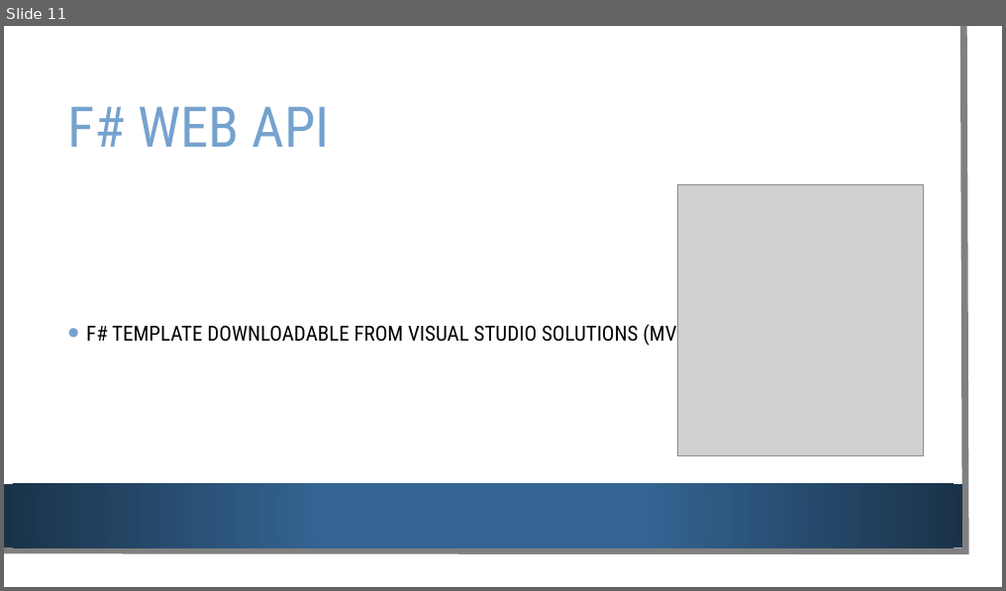
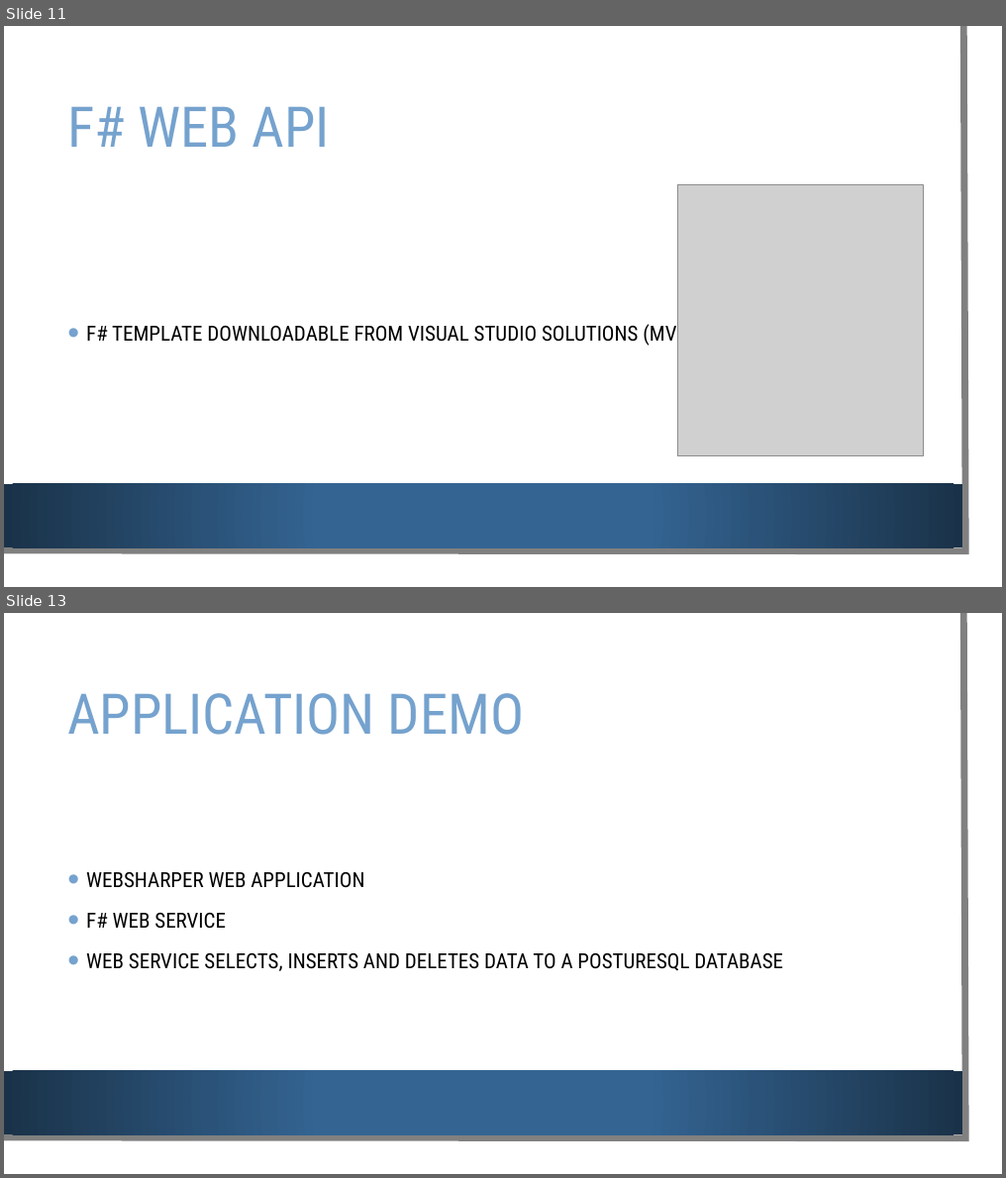
Before and after one commit to Alanmugz/API, a slide deck: WebSharper.pptx. Shown one above the other, each under a label of ours: slide 11 before the commit, slides 11 and 13 after it; the slides between them are not shown. The pictures are 1006x591 and 1006x1178 pixels, drawn with LibreOffice and Linux fonts; fonts in the diff are those of the drawing; grey boxes stand for pictures; background and template pictures are left out. Boxes give left, top, right and bottom in pixels: in the first picture for what was removed or moved away, otherwise in the second. Text is boxed around its words. In the diff, an @@ line names an element or a change of style, - is before the commit and + after.

Commit message:
update to pptx

```diff
--- a/WebSharper.pptx
+++ b/WebSharper.pptx
@@ slide 13 added at [4, 613, 1002, 1174], background picture (left out); not listed: 3 template elements that a slide beside it also shows @@
@@ title added at [67, 693, 524, 735], 54 pt, text #75A2CE @@
+APPLICATION DEMO
@@ text added at [86, 872, 783, 971], 20 pt, text #000000 @@
+• WEBSHARPER WEB APPLICATION
+• F# WEB SERVICE
+• WEB SERVICE SELECTS, INSERTS AND DELETES DATA TO A POSTURESQL DATABASE
```
Also in this commit, not shown: 1 other slide added, 12 other files.
